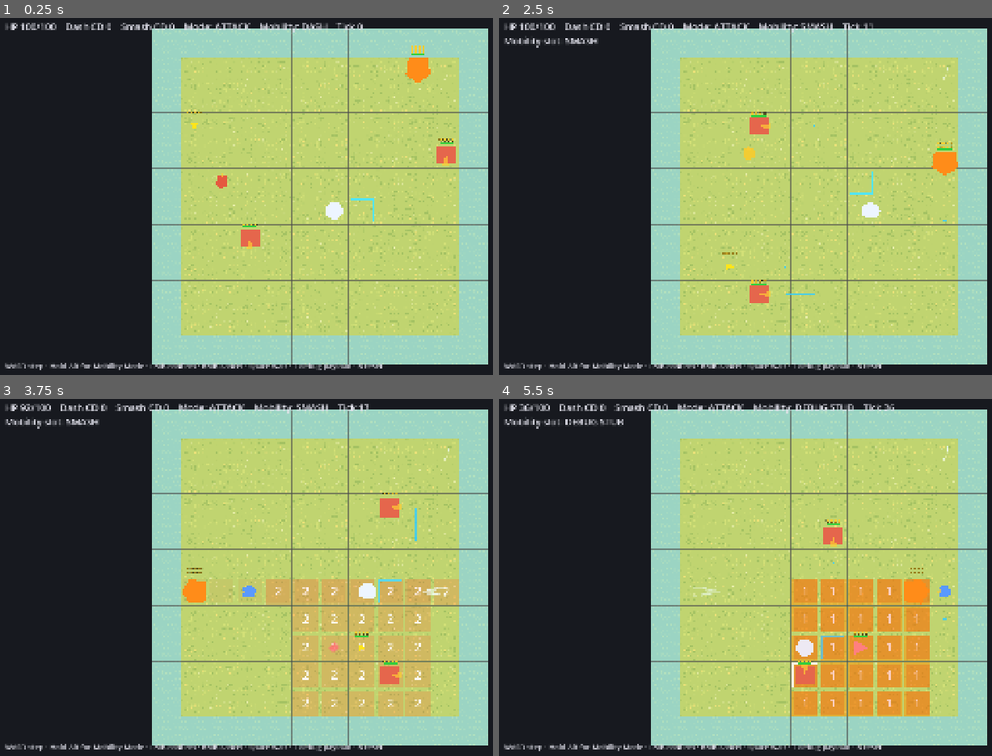
Above: before the commit, frames 1-4 (two rows, left to right).
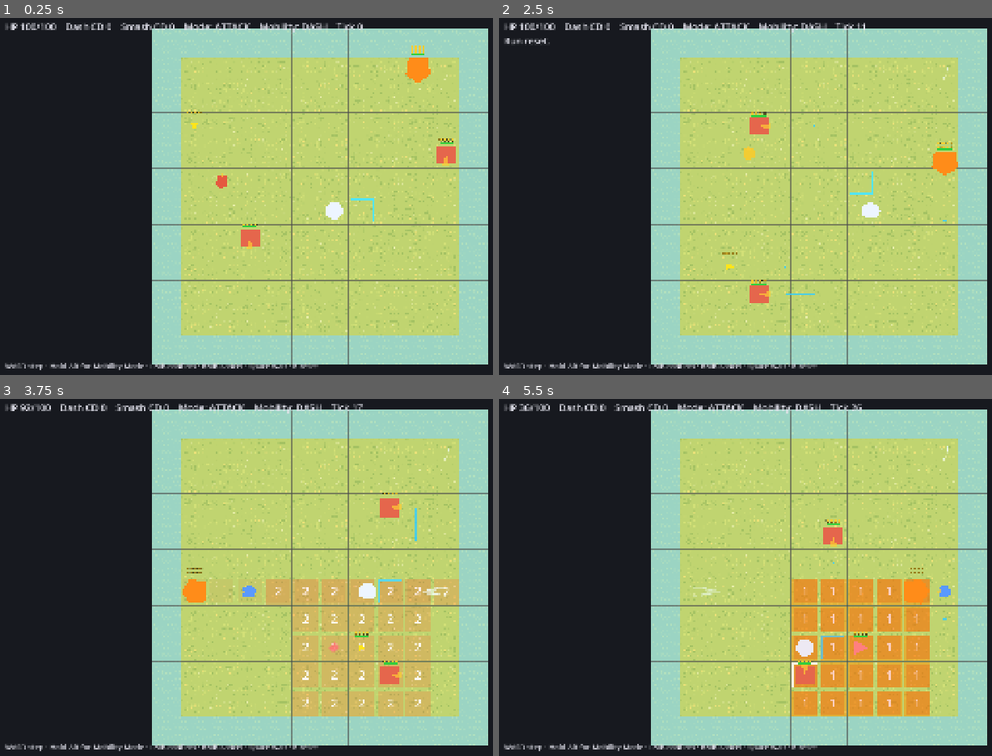
Above: after the commit, the same moments.

Repository: tomchang25/dash-and-slash
Game: Godot game, scene res://game/scenes/stages/tick_arena/tick_arena.tscn
The game is run twice, just before and just after one commit, with the same random seed, the same clock (stepped at 60 frames per second) and the same inputs. This scene is started directly instead of the project's main scene.
Inputs (mouse positions are in pixels of both pictures, inside the frame that each line leads up to):
- Up to frame 1 (0.25 s): no input
- Up to frame 2 (2.5 s): tap Enter at 0.5 s; move the mouse to (962, 178) at 0.52 s; press the mouse at (962, 178) at 0.53 s; hold D (move_right) 0.53-1.25 s; tap Space (dash) at 0.8 s; release the mouse at (962, 178) at 1.25 s; drag from (691, 214) to (918, 153) at 1.27 s; move the mouse to (883, 117) at 2.02 s; hold D (move_right) from 2.03 s (still down); tap R at 2.1 s; click (883, 117) at 2.17 s; tap T at 2.3 s
- Up to frame 3 (3.75 s): release D (move_right) at 2.75 s; drag from (285, 648) to (443, 591) at 2.77 s; move the mouse to (outside the picture) at 3.52 s; press the mouse at (outside the picture) at 3.53 s; hold A (move_left) from 3.53 s (still down)
- Up to frame 4 (5.5 s): tap Space (dash) at 3.8 s; release A (move_left) at 4.25 s; release the mouse at (outside the picture) at 4.25 s; drag from (627, 523) to (691, 591) at 4.27 s; move the mouse to (849, 577) at 5.02 s; hold S (move_down) from 5.03 s (still down); hold Shift (sprint) from 5.03 s (still down); click (849, 577) at 5.17 s; tap T at 5.3 s

The runs differ from the first frame. In frame 1, 0.2% of the frame differs, in the area x 59-78%, y 96-99%; in frame 2, 0.5%; in frame 3, 0.6%; in frame 4, 0.6%, in the area x 0-81%, y 1-99%.

Commit message:
feat(tick-combat): add Major debug payload controls
- Wire Dash/Smash payload buttons into the shared DebugPanel, replacing the ungated T-key payload cycle
- Stop debug-panel and confirm-popup clicks from also firing game verbs by suppressing mouse-driven input while the cursor hovers HUD controls

Diff:
--- a/game/scenes/stages/tick_arena/tick_arena.gd
+++ b/game/scenes/stages/tick_arena/tick_arena.gd
@@ -40,6 +40,8 @@
 var _message := ""
 var _message_time := 0.0
 var _rng := RandomNumberGenerator.new()
+var _dash_payload_button: Button
+var _smash_payload_button: Button
 
 # -- Node references --
 
@@ -54,6 +56,7 @@
 @onready var _smash_cancel_confirm_panel: Control = %SmashCancelConfirmPanel
 @onready var _smash_cancel_confirm_button: Button = %SmashCancelConfirmButton
 @onready var _smash_cancel_keep_button: Button = %SmashCancelKeepButton
+@onready var _debug_panel: DebugPanel = %DebugPanel
 
 # == Lifecycle ==
 
@@ -70,7 +73,8 @@
     RenderingServer.set_default_clear_color(BACKGROUND_COLOR)
     _player.setup(_grid, _grid.grid_size / 2)
     _spawn_enemies()
-    _controls_label.text = "WASD step · Hold Alt for Mobility Mode · LMB confirm · RMB cancel · Space wait · T debug payload · R reset"
+    _controls_label.text = "WASD step · Hold Alt for Mobility Mode · LMB confirm · RMB cancel · Space wait · R reset"
+    _wire_debug_panel()
     _refresh_danger()
     _refresh_hud()
 
@@ -81,14 +85,10 @@
 
 
 func _unhandled_input(event: InputEvent) -> void:
-    # Debug-only arena shortcuts; production never routes here until cutover replaces them.
+    # Debug-only arena shortcut; production never routes here until cutover replaces it.
     if event is InputEventKey and event.pressed and not event.echo:
-        match event.physical_keycode:
-            KEY_T:
-                if not _smash_cancel_confirm_open:
-                    _toggle_mobility_mode()
-            KEY_R:
-                _reset_run("Run reset.")
+        if event.physical_keycode == KEY_R:
+            _reset_run("Run reset.")
 
 # == Signal handlers ==
 
@@ -478,21 +478,45 @@
     _refresh_hud()
     _set_message(reason)
 
-
-## Cycles the debug-prototype mobility payload (Dash -> Smash -> debug stub -> Dash); writes through
-## the same RunBuild override real Major effects use. A proper debug surface for Major state at large
-## is Phase 04a's job — this keyboard accelerator only predates and outlives it as a fast local toggle.
-func _toggle_mobility_mode() -> void:
+# == Debug (see dev/standards/debug_standard.md §4a/§5) ==
+
+
+## Registers the Major-effect debug controls. This is the extension point Phase 04b reuses to add
+## Guard Shredder and Execution debug toggles to the same panel without redesigning it.
+func _wire_debug_panel() -> void:
+    _dash_payload_button = _debug_panel.add_action("Dash Payload", _on_debug_set_dash_payload)
+    _smash_payload_button = _debug_panel.add_action("Smash Payload", _on_debug_set_smash_payload)
+    _refresh_debug_payload_buttons()
+
+
+func _on_debug_set_dash_payload() -> void:
+    if not Debug.enabled:
+        return
+    _set_debug_mobility_payload(RunBuild.PAYLOAD_DASH)
+
+
+func _on_debug_set_smash_payload() -> void:
+    if not Debug.enabled:
+        return
+    _set_debug_mobility_payload(RunBuild.PAYLOAD_SMASH)
+
+
+## Writes through the same RunBuild override real Major effects use, so debug behavior stays
+## representative of perk behavior instead of a parallel scene-only flag.
+func _set_debug_mobility_payload(payload: StringName) -> void:
     _cancel_smash_windup()
+    _run_build.set_mobility_payload_override(payload)
+    _set_message("Mobility slot: %s" % _mobility_mode_name())
+    _refresh_debug_payload_buttons()
+    _refresh_hud()
+
+
+## Marks whichever payload button matches the run build's current mobility payload as active, so the
+## panel stays the readable source of truth instead of the player needing to remember hidden state.
+func _refresh_debug_payload_buttons() -> void:
     var payload := _run_build.get_mobility_payload()
-    if payload == RunBuild.PAYLOAD_DASH:
-        _run_build.set_mobility_payload_override(RunBuild.PAYLOAD_SMASH)
-    elif payload == RunBuild.PAYLOAD_SMASH:
-        _run_build.set_mobility_payload_override(RunBuild.PAYLOAD_DEBUG_STUB)
-    else:
-        _run_build.set_mobility_payload_override(RunBuild.PAYLOAD_DASH)
-    _set_message("Mobility slot: %s" % _mobility_mode_name())
-    _refresh_hud()
+    _dash_payload_button.text = "Dash Payload%s" % (" (Active)" if payload == RunBuild.PAYLOAD_DASH else "")
+    _smash_payload_button.text = "Smash Payload%s" % (" (Active)" if payload == RunBuild.PAYLOAD_SMASH else "")
 
 # == View and HUD ==
 
--- a/game/scenes/stages/tick_arena/tick_arena.tscn
+++ b/game/scenes/stages/tick_arena/tick_arena.tscn
@@ -9,6 +9,7 @@
 [ext_resource type="Script" path="res://common/gameplay/grid/grid_terrain_view.gd" id="7_terrain"]
 [ext_resource type="TileSet" path="res://common/gameplay/grid/land_tileset.tres" id="8_land_ts"]
 [ext_resource type="TileSet" path="res://common/gameplay/grid/water_tileset.tres" id="9_water_ts"]
+[ext_resource type="PackedScene" path="res://game/shared/debug_panel/debug_panel.tscn" id="10_debug_panel"]
 
 [sub_resource type="StyleBoxFlat" id="StyleBoxFlat_smash_cancel_confirm"]
 bg_color = Color(0.12, 0.12, 0.15, 0.96)
@@ -75,6 +76,7 @@
 
 [node name="StatsLabel" type="Label" parent="HUD"]
 unique_name_in_owner = true
+mouse_filter = 2
 offset_left = 24.0
 offset_top = 16.0
 offset_right = 1200.0
@@ -83,6 +85,7 @@
 
 [node name="ControlsLabel" type="Label" parent="HUD"]
 unique_name_in_owner = true
+mouse_filter = 2
 anchors_preset = 2
 anchor_top = 1.0
 anchor_bottom = 1.0
@@ -96,6 +99,7 @@
 [node name="SmashCancelConfirmPanel" type="PanelContainer" parent="HUD"]
 unique_name_in_owner = true
 visible = false
+mouse_filter = 0
 custom_minimum_size = Vector2(420, 0)
 anchors_preset = -1
 anchor_left = 0.5
@@ -139,3 +143,6 @@
 custom_minimum_size = Vector2(140, 44)
 layout_mode = 2
 text = "Cancel Attack"
+
+[node name="DebugPanel" parent="HUD" instance=ExtResource("10_debug_panel")]
+unique_name_in_owner = true
--- a/game/scenes/stages/tick_arena/tick_input.gd
+++ b/game/scenes/stages/tick_arena/tick_input.gd
@@ -3,7 +3,9 @@
 # free, holding Alt enters Mobility Mode and releasing it returns to Attack Mode, left click confirms
 # the active mode, right click cancels), repeats held movement/wait/confirm at the flow cadence, and
 # emits verb_requested without knowing anything about legality or mode meaning — the scene root
-# validates, interprets, and executes.
+# validates, interprets, and executes. Mouse-button verbs are suppressed while the cursor hovers any
+# HUD Control (debug panel, confirm popup, etc.), since Input's raw button state ignores Godot's GUI
+# input consumption chain and would otherwise fire a game verb from the same click that pressed a button.
 class_name TickInput
 extends Node
 
@@ -34,13 +36,14 @@
     var alt_pressed := Input.is_physical_key_pressed(KEY_ALT)
     var rmb_pressed := Input.is_mouse_button_pressed(MOUSE_BUTTON_RIGHT)
     var space_pressed := Input.is_physical_key_pressed(KEY_SPACE)
+    var mouse_over_ui := get_viewport().gui_get_hovered_control() != null
 
-    var verb := _edge_verb(alt_pressed, rmb_pressed, space_pressed)
+    var verb := _edge_verb(alt_pressed, rmb_pressed, space_pressed, mouse_over_ui)
     if not verb.is_empty():
         verb_requested.emit(verb)
         _repeat_timer = HOLD_REPEAT_SEC
     else:
-        var held := _held_verb(space_pressed)
+        var held := _held_verb(space_pressed, mouse_over_ui)
         if held.is_empty():
             _repeat_timer = 0.0
         else:
@@ -56,26 +59,26 @@
 # == Verb polling ==
 
 
-func _edge_verb(alt_pressed: bool, rmb_pressed: bool, space_pressed: bool) -> Dictionary:
+func _edge_verb(alt_pressed: bool, rmb_pressed: bool, space_pressed: bool, mouse_over_ui: bool) -> Dictionary:
     if alt_pressed != _alt_was_pressed:
         return { "type": "mode_set", "mobility": alt_pressed }
-    if rmb_pressed and not _rmb_was_pressed:
+    if rmb_pressed and not _rmb_was_pressed and not mouse_over_ui:
         return { "type": "cancel" }
     for action: String in MOVE_ACTIONS:
         if Input.is_action_just_pressed(action):
             return { "type": "move", "dir": MOVE_ACTIONS[action] }
-    if Input.is_action_just_pressed("attack"):
+    if Input.is_action_just_pressed("attack") and not mouse_over_ui:
         return { "type": "confirm" }
     if space_pressed and not _space_was_pressed:
         return { "type": "wait" }
     return { }
 
 
-func _held_verb(space_pressed: bool) -> Dictionary:
+func _held_verb(space_pressed: bool, mouse_over_ui: bool) -> Dictionary:
     for action: String in MOVE_ACTIONS:
         if Input.is_action_pressed(action):
             return { "type": "move", "dir": MOVE_ACTIONS[action] }
-    if Input.is_action_pressed("attack"):
+    if Input.is_action_pressed("attack") and not mouse_over_ui:
         return { "type": "confirm", "repeat": true }
     if space_pressed:
         return { "type": "wait" }
--- a/game/shared/debug_panel/debug_panel.tscn
+++ b/game/shared/debug_panel/debug_panel.tscn
@@ -20,6 +20,7 @@
 
 [node name="DebugPanel" type="PanelContainer"]
 visible = false
+mouse_filter = 0
 anchors_preset = 3
 anchor_left = 1.0
 anchor_top = 1.0
Not shown: 1 places in game/scenes/stages/tick_arena/tick_arena.tscn that only renumber resources
